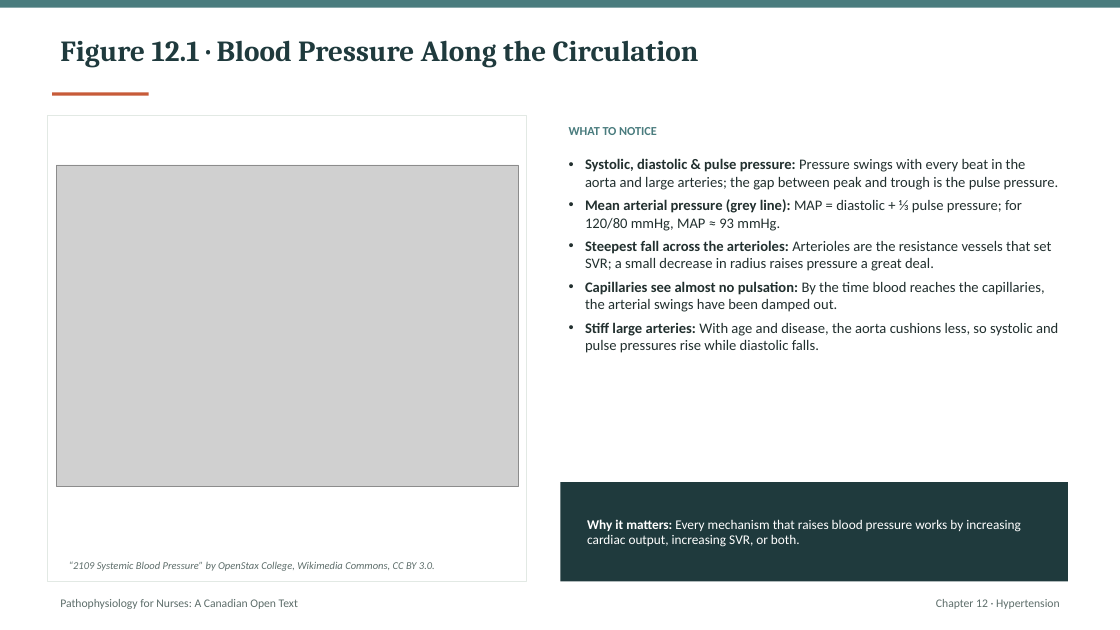
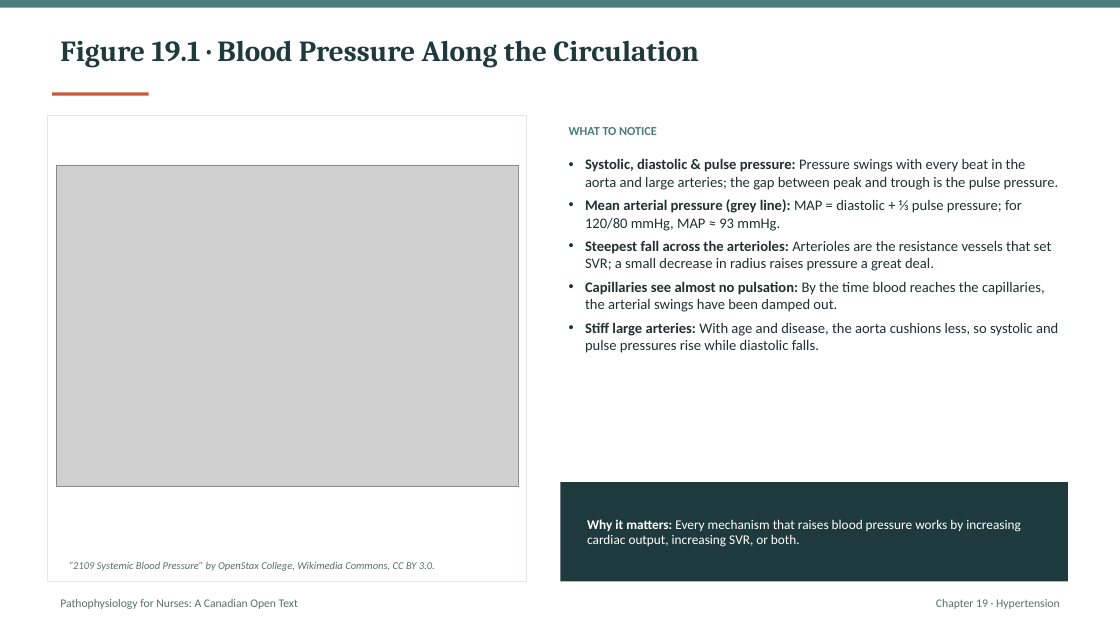
Before and after one commit to andrewleenl/opensourcenursing, a slide deck: slide 6 of Ch19_Hypertension_Lecture_Presentation.pptx. Drawn at 1120x630 pixels with LibreOffice and Linux fonts; fonts in the diff are those of the drawing; grey boxes stand for pictures. Boxes give left, top, right and bottom in pixels: in the first picture for what was removed or moved away, otherwise in the second. Text is boxed around its words. In the diff, an @@ line names an element or a change of style, - is before the commit and + after.

```diff
--- a/Ch19_Hypertension_Lecture_Presentation.pptx
+++ b/Ch19_Hypertension_Lecture_Presentation.pptx
@@ text at box(60, 40, 699, 68): text changed @@
-Figure 12.1 · Blood Pressure Along the Circulation
+Figure 19.1 · Blood Pressure Along the Circulation
@@ text at box(936, 599, 1060, 609): text changed @@
-Chapter 12 · Hypertension
+Chapter 19 · Hypertension
```
Also in this commit, not shown: 40 other slides changed, 3 other files.
